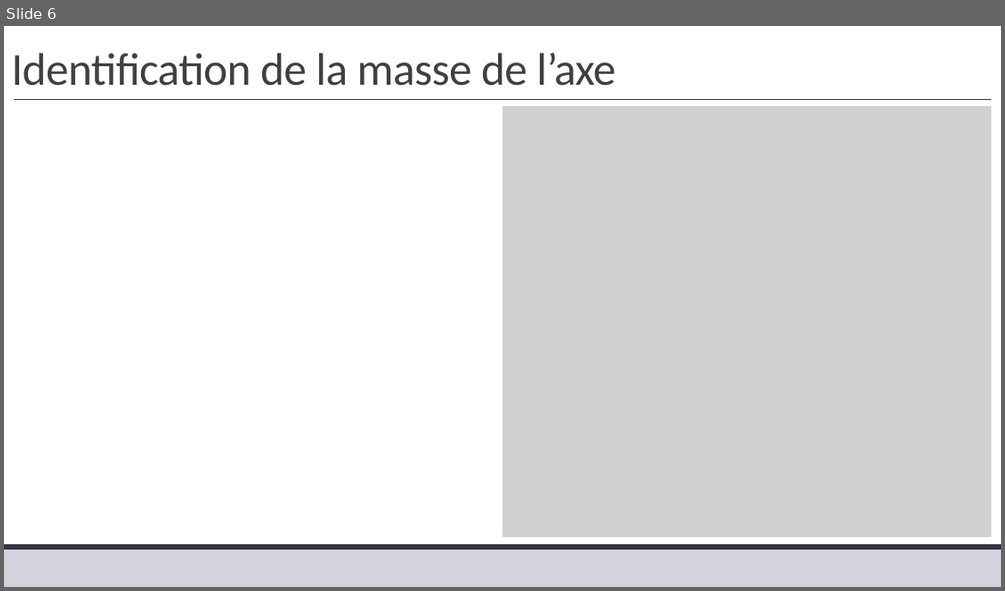
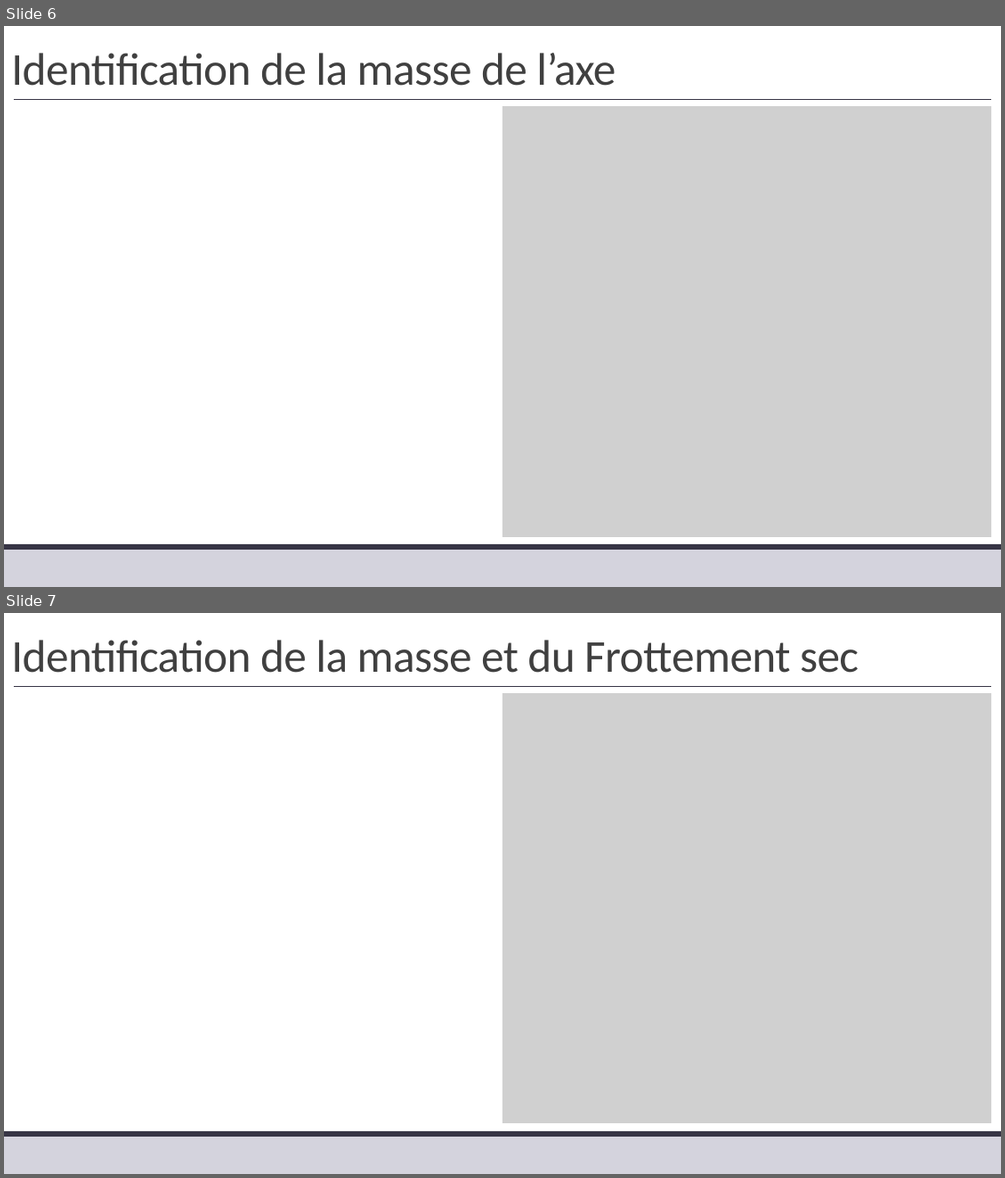
Before and after one commit to xpessoles/TP_Corriges, a slide deck: 04_Comax/04_Comax_Corrige.pptx. Shown one above the other, each under a label of ours: slide 6 before the commit, slides 6 and 7 after it. The pictures are 1005x591 and 1005x1178 pixels, drawn with LibreOffice and Linux fonts; fonts in the diff are those of the drawing; grey boxes stand for pictures. Boxes give left, top, right and bottom in pixels: in the first picture for what was removed or moved away, otherwise in the second. Text is boxed around its words. In the diff, an @@ line names an element or a change of style, - is before the commit and + after.

```diff
--- a/04_Comax/04_Comax_Corrige.pptx
+++ b/04_Comax/04_Comax_Corrige.pptx
@@ slide 7 added at (4, 613, 1001, 1174), background #FFFFFF; not listed: 3 template elements that a slide beside it also shows @@
@@ title added at (11, 640, 858, 673), 44 pt, text #404040 @@
+Identification de la masse et du Frottement sec
@@ picture added at (502, 693, 992, 1123) @@
```
Also in this commit, not shown: 1 slide changed, 1 slide removed, 13 other files.
